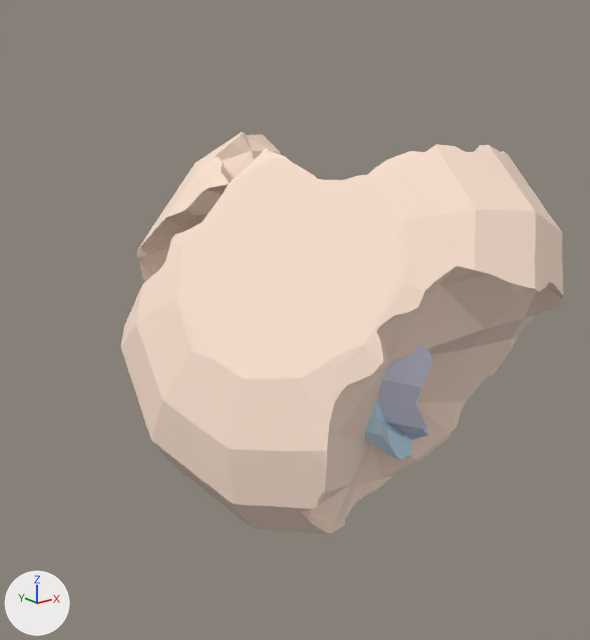
An edit to the glTF model static/models/breakingbad/fractured_50/view_input_colored.glb, drawn before and after from the same camera.
The view is the same before and after, from a 50 mm lens placed at (-0.987, -1.141, 0.479), pointed at (-0.073, 0.001, 0.022). The axes (+X, +Y, +Z) are drawn at lower left. The lights are the same throughout. The first picture is the older version. Where no turn or scale is listed for an object, it has been applied to the vertices.

The older version as bpy lines, for what is in view:
```python
ob_geometry_0 = bpy.data.objects.new('geometry_0', me_geometry_0)
ob_geometry_0.location = (-0.007, 0.019, -0.502)
ob_geometry_2 = bpy.data.objects.new('geometry_2', me_geometry_2)
ob_geometry_2.location = (0.312, -0.097, -0.085)
ob_geometry_3 = bpy.data.objects.new('geometry_3', me_geometry_3)
ob_geometry_3.location = (0.102, -0.011, 0.05)
ob_geometry_4 = bpy.data.objects.new('geometry_4', me_geometry_4)
ob_geometry_4.location = (0.293, -0.311, -0.259)
ob_geometry_5 = bpy.data.objects.new('geometry_5', me_geometry_5)
ob_geometry_5.location = (-0.131, -0.05, -0.216)
ob_geometry_6 = bpy.data.objects.new('geometry_6', me_geometry_6)
ob_geometry_6.location = (0.117, -0.148, -0.217)
```
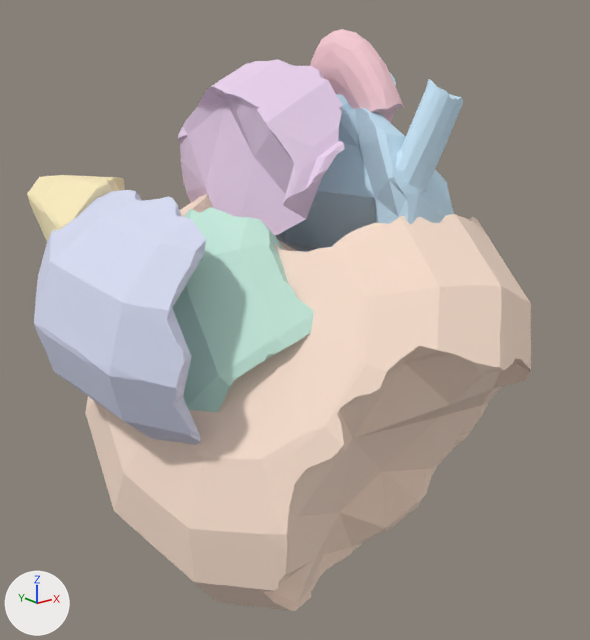
Patch to the scene script:
```diff
--- a/static/models/breakingbad/fractured_50/view_input_colored.glb.py
+++ b/static/models/breakingbad/fractured_50/view_input_colored.glb.py
@@ me_geometry_6 @@
 # used by ob_geometry_6; location = (0.117, -0.148, -0.217)
-me_geometry_6.from_pydata(...)  # 405 vertices, 806 faces; spans x -0.21..-0.029, y -0.061..0.357, z 0.009..0.422
+me_geometry_6.from_pydata(...)  # 405 vertices, 806 faces; spans x -0.273..-0.093, y 0.048..0.466, z 0.291..0.704
+# me_geometry_6 part 1: the whole mesh is moved by (-0.064, 0.109, 0.282)
 me_geometry_6.materials.append(mat_breakingbad_fractured_50_part_6)
@@ me_geometry_5 @@
 # used by ob_geometry_5; location = (-0.131, -0.05, -0.216)
-me_geometry_5.from_pydata(...)  # 1030 vertices, 2056 faces; spans x 0.028..0.236, y -0.174..0.275, z -0.01..0.44
+me_geometry_5.from_pydata(...)  # 1030 vertices, 2056 faces; spans x 0.096..0.305, y -0.193..0.255, z 0.258..0.708
+# me_geometry_5 part 2: the whole mesh is moved by (0.068, -0.019, 0.268)
 me_geometry_5.materials.append(mat_breakingbad_fractured_50_part_5)
@@ me_geometry_4 @@
 # used by ob_geometry_4; location = (0.293, -0.311, -0.259)
-me_geometry_4.from_pydata(...)  # 263 vertices, 522 faces; spans x -0.37..-0.214, y 0.2..0.421, z 0.176..0.342
+me_geometry_4.from_pydata(...)  # 263 vertices, 522 faces; spans x -0.703..-0.547, y 0.536..0.757, z 0.372..0.539
+# me_geometry_4 part 3: the whole mesh is moved by (-0.333, 0.336, 0.197)
 me_geometry_4.materials.append(mat_breakingbad_fractured_50_part_4)
@@ me_geometry_3 @@
 # used by ob_geometry_3; location = (0.102, -0.011, 0.05)
-me_geometry_3.from_pydata(...)  # 3324 vertices, 6654 faces; spans x -0.441..0.236, y -0.387..0.408, z -0.399..0.299
+me_geometry_3.from_pydata(...)  # 3324 vertices, 6654 faces; spans x -0.529..0.148, y -0.397..0.398, z -0.509..0.189
+# me_geometry_3 part 4: the whole mesh is moved by (-0.088, -0.01, -0.11)
 me_geometry_3.materials.append(mat_breakingbad_fractured_50_part_3)
@@ me_geometry_2 @@
 # used by ob_geometry_2; location = (0.312, -0.097, -0.085)
-me_geometry_2.from_pydata(...)  # 874 vertices, 1744 faces; spans x -0.425..-0.201, y -0.186..0.38, z -0.119..0.29
+me_geometry_2.from_pydata(...)  # 874 vertices, 1744 faces; spans x -0.824..-0.6, y -0.068..0.498, z -0.056..0.353
+# me_geometry_2 part 5: the whole mesh is moved by (-0.399, 0.118, 0.063)
 me_geometry_2.materials.append(mat_breakingbad_fractured_50_part_2)
@@ me_geometry_0 @@
 # used by ob_geometry_0; location = (-0.007, 0.019, -0.502)
-me_geometry_0.from_pydata(...)  # 258 vertices, 512 faces; spans x -0.031..0.046, y -0.136..0.097, z 0.414..0.589
+me_geometry_0.from_pydata(...)  # 258 vertices, 512 faces; spans x 0.049..0.125, y -0.112..0.12, z 0.868..1.043
+# me_geometry_0 part 6: the whole mesh is moved by (0.08, 0.023, 0.454)
 me_geometry_0.materials.append(mat_breakingbad_fractured_50_part_0)
```

Boxes [x1, y1, x2, y2] around the edits, measured in the pictures (590 x 640 px):
'geometry_3', moved
    before: [121, 132, 563, 534]
    after: [85, 195, 531, 611]
'geometry_2', moved
    before: [377, 343, 433, 440]
    after: [34, 190, 206, 445]
'geometry_6', moved (not visible before)
    after: [178, 59, 345, 236]
'geometry_5', moved
    before: [365, 397, 419, 461]
    after: [276, 72, 463, 252]
'geometry_0', moved (not visible before)
    after: [310, 29, 404, 123]
'geometry_4', moved (not visible before)
    after: [27, 175, 124, 241]
'geometry_1', unchanged, uncovered by the edit
    after: [172, 207, 314, 412]
